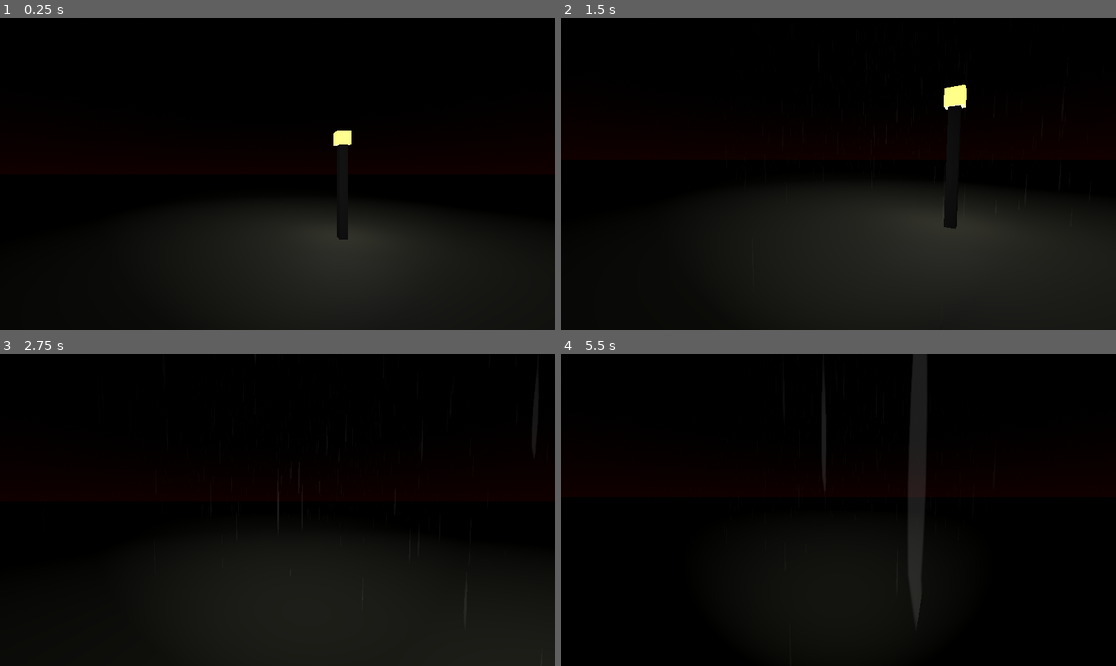
Above: before the commit, frames 1-4 (two rows, left to right).
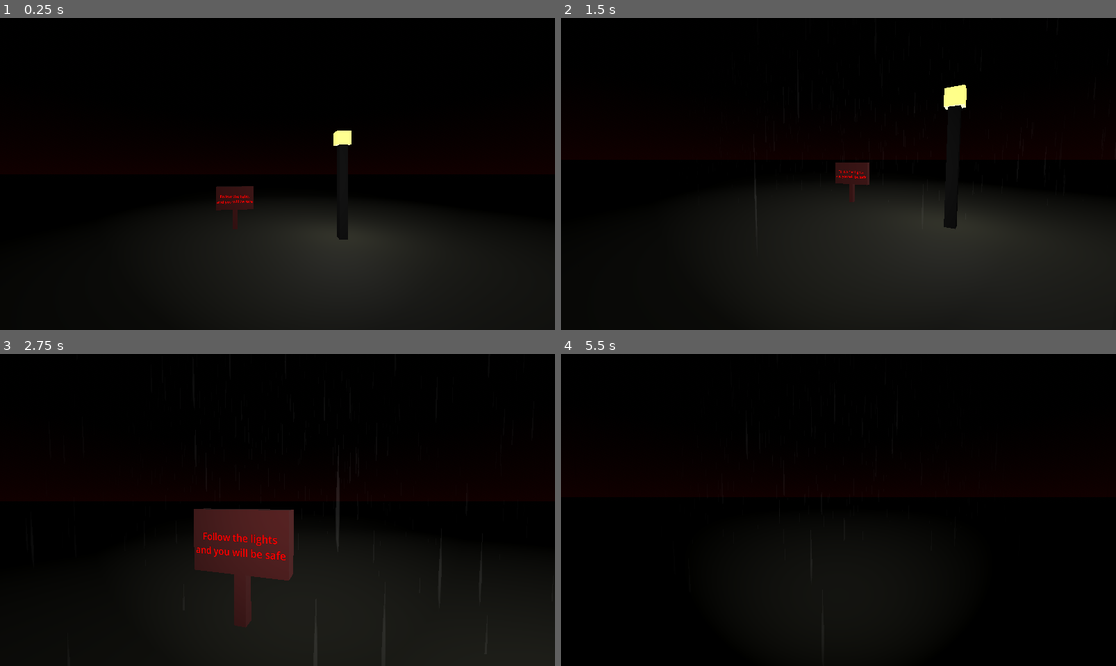
Above: after the commit, the same moments.

Repository: upitroma/the-silent
Game: Godot game, scene res://scenes/world.tscn
The game is run twice, just before and just after one commit, with the same random seed, the same clock (stepped at 60 frames per second) and the same inputs.
Inputs (mouse positions are in pixels of both pictures, inside the frame that each line leads up to):
- Up to frame 1 (0.25 s): no input
- Up to frame 2 (1.5 s): move the mouse to (960, 158) at 0.52 s; hold D (move_right) 0.53-1.28 s; click (960, 158) at 0.6 s; move the mouse to (810, 174) at 1.27 s; hold W (move_forward) from 1.28 s (still down); click (810, 174) at 1.35 s
- Up to frame 3 (2.75 s): keep holding W (move_forward); move the mouse to (288, 503) at 2.02 s; click (288, 503) at 2.1 s
- Up to frame 4 (5.5 s): keep holding W (move_forward); move the mouse to (832, 516) at 2.77 s; click (832, 516) at 2.85 s; move the mouse to (877, 513) at 3.52 s; click (877, 513) at 3.6 s; move the mouse to (794, 506) at 4.27 s; click (794, 506) at 4.35 s; move the mouse to (844, 510) at 5.02 s; click (844, 510) at 5.1 s

The runs differ from the first frame. In frame 1, 0.6% of the frame differs, in the area x 38-46%, y 53-67%; in frame 2, 0.5%; in frame 3, 4.4%, in the area x 34-97%, y 27-88%; in frame 4, 2.2%.

Commit message:
local rain particles

Diff:
--- /dev/null
+++ b/prefabs/signPost.tscn
@@ -0,0 +1,21 @@
+[gd_scene load_steps=2 format=3 uid="uid://dedlm22ccp3qq"]
+
+[sub_resource type="StandardMaterial3D" id="StandardMaterial3D_7txdp"]
+albedo_color = Color(0.255174, 0, 0.0054987, 1)
+
+[node name="Label3D" type="Label3D"]
+transform = Transform3D(1, 0, 0, 0, 1, 0, 0, 0, 1, 0, 1.32112, 0)
+modulate = Color(1, 0, 0, 1)
+text = "asd"
+outline_size = 1
+autowrap_mode = 3
+
+[node name="sign" type="CSGBox3D" parent="."]
+transform = Transform3D(1, 0, 0, 0, 1, 0, 0, 0, 1, 0, 0.039226, -0.151637)
+size = Vector3(1.6, 1, 0.3)
+material = SubResource("StandardMaterial3D_7txdp")
+
+[node name="post" type="CSGBox3D" parent="sign"]
+transform = Transform3D(1, 0, 0, 0, 1, 0, 0, 0, 1, 0, -0.937566, 0)
+size = Vector3(0.2, 0.87, 0.2)
+material = SubResource("StandardMaterial3D_7txdp")
--- a/scenes/player.gd
+++ b/scenes/player.gd
@@ -26,7 +26,6 @@
 
 	# footsteps
 	if horizontal_velocity.length() != 0 and not footstepsAudioPlayer.playing:
-		print("playing footsteps")
 		footstepsAudioPlayer.play()
 	elif horizontal_velocity.length() == 0 and footstepsAudioPlayer.playing:
 		footstepsAudioPlayer.stop()
--- a/scenes/silentArea.gd
+++ b/scenes/silentArea.gd
@@ -1,7 +1,7 @@
 extends Node3D
 
-@export var rainAudioStreamPlayerNodePath: NodePath
-@onready var rainAudioStreamPlayer: AudioStreamPlayer = get_node(rainAudioStreamPlayerNodePath)
+@export var soundDistortionPath: NodePath
+@onready var soundDistortionAnimation: AnimationPlayer = get_node(soundDistortionPath)
 
 # Called when the node enters the scene tree for the first time.
 func _ready():
@@ -15,9 +15,10 @@
 
 func _on_area_3d_body_shape_entered(body_rid, body, body_shape_index, local_shape_index):
 	if (body.is_in_group("player")):
-		AudioServer.set_bus_mute(1,true)
+		print("starting distortion")
+		soundDistortionAnimation.play("silenceAreaEntering")
 
 
 func _on_area_3d_body_shape_exited(body_rid, body, body_shape_index, local_shape_index):
 	if (body.is_in_group("player")):
-		AudioServer.set_bus_mute(1,false)
+		soundDistortionAnimation.play_backwards("silenceAreaEntering")
--- a/scenes/world.tscn
+++ b/scenes/world.tscn
@@ -1,9 +1,10 @@
-[gd_scene load_steps=17 format=3 uid="uid://becibbnb3chm1"]
+[gd_scene load_steps=20 format=3 uid="uid://becibbnb3chm1"]
 
 [ext_resource type="Script" path="res://scenes/player.gd" id="1_ngg5l"]
 [ext_resource type="AudioStream" uid="uid://bmqsteeymaqvd" path="res://assets/rain.mp3" id="1_uvn73"]
 [ext_resource type="PackedScene" uid="uid://bb8f8larc7wjw" path="res://prefabs/lamp.tscn" id="2_ol827"]
 [ext_resource type="Texture2D" uid="uid://kimvlst7iuv" path="res://assets/particleCircle.png" id="2_rt6w6"]
+[ext_resource type="PackedScene" uid="uid://dedlm22ccp3qq" path="res://prefabs/signPost.tscn" id="4_t4ilx"]
 [ext_resource type="AudioStream" uid="uid://b7sb6jwstnlaj" path="res://assets/walkingDirt.mp3" id="5_e283y"]
 [ext_resource type="Script" path="res://scenes/silentArea.gd" id="5_swunu"]
 
@@ -25,10 +26,14 @@
 ambient_light_color = Color(0.0768358, 0.0768358, 0.0768358, 1)
 ambient_light_energy = 0.1
 
+[sub_resource type="CapsuleShape3D" id="CapsuleShape3D_t8top"]
+radius = 0.384128
+height = 2.49232
+
 [sub_resource type="ParticleProcessMaterial" id="ParticleProcessMaterial_rqjgd"]
 emission_shape_offset = Vector3(0, 30, 0)
 emission_shape = 3
-emission_box_extents = Vector3(30, 2, 50)
+emission_box_extents = Vector3(30, 2, 30)
 direction = Vector3(0, -1, 0)
 spread = 0.0
 initial_velocity_min = 40.0
@@ -55,9 +60,25 @@
 section_length = 0.5
 curve = SubResource("Curve_0ftd4")
 
-[sub_resource type="CapsuleShape3D" id="CapsuleShape3D_t8top"]
-radius = 0.384128
-height = 2.49232
+[sub_resource type="Animation" id="Animation_ad26y"]
+resource_name = "silenceAreaEntering"
+length = 2.0
+tracks/0/type = "bezier"
+tracks/0/imported = false
+tracks/0/enabled = true
+tracks/0/path = NodePath("ambientRain:pitch_scale")
+tracks/0/interp = 1
+tracks/0/loop_wrap = true
+tracks/0/keys = {
+"handle_modes": PackedInt32Array(1, 0),
+"points": PackedFloat32Array(1, 0, 0, 0, 0, 0.04, -0.25, 0, 0.25, 0),
+"times": PackedFloat32Array(0, 2)
+}
+
+[sub_resource type="AnimationLibrary" id="AnimationLibrary_d53gp"]
+_data = {
+"silenceAreaEntering": SubResource("Animation_ad26y")
+}
 
 [sub_resource type="CylinderShape3D" id="CylinderShape3D_qu1x4"]
 height = 11.0034
@@ -68,9 +89,9 @@
 [node name="environment" type="Node3D" parent="."]
 
 [node name="floor" type="CSGBox3D" parent="environment"]
-transform = Transform3D(1, 0, 0, 0, 1, 0, 0, 0, 1, -5.76993, -0.5, 3.75549)
+transform = Transform3D(1, 0, 0, 0, 1, 0, 0, 0, 1, -19.3394, -0.5, 58.362)
 use_collision = true
-size = Vector3(51.7393, 1, 97.2249)
+size = Vector3(255.094, 1, 339.41)
 material = SubResource("StandardMaterial3D_yfm7n")
 
 [node name="GPUParticlesCollisionBox3D" type="GPUParticlesCollisionBox3D" parent="environment/floor"]
@@ -82,25 +103,6 @@
 [node name="WorldEnvironment" type="WorldEnvironment" parent="environment"]
 environment = SubResource("Environment_wsmmc")
 
-[node name="rain" type="Node3D" parent="environment"]
-
-[node name="ambientRain" type="AudioStreamPlayer" parent="environment/rain"]
-stream = ExtResource("1_uvn73")
-volume_db = 3.831
-autoplay = true
-mix_target = 1
-bus = &"Rain"
-
-[node name="rainParticles" type="GPUParticles3D" parent="environment/rain"]
-transform = Transform3D(1, 0, 0, 0, 1, 0, 0, 0, 1, -3.68573, 6.5888, 6.48214)
-cast_shadow = 0
-gi_mode = 0
-amount = 20000
-randomness = 0.88
-visibility_aabb = AABB(-19.7813, -9.52063, -37.9106, 39.5627, 19.0413, 75.8213)
-process_material = SubResource("ParticleProcessMaterial_rqjgd")
-draw_pass_1 = SubResource("RibbonTrailMesh_xdq0q")
-
 [node name="lamps" type="Node3D" parent="environment"]
 
 [node name="Lamp" parent="environment/lamps" instance=ExtResource("2_ol827")]
@@ -111,6 +113,13 @@
 
 [node name="Lamp3" parent="environment/lamps" instance=ExtResource("2_ol827")]
 transform = Transform3D(1, 0, 0, 0, 1, 0, 0, 0, 1, -18.3872, 0, 21.7085)
+
+[node name="signPosts" type="Node3D" parent="environment"]
+
+[node name="Signpost1" parent="environment/signPosts" instance=ExtResource("4_t4ilx")]
+transform = Transform3D(0.988478, 0, 0.151364, 0, 1, 0, -0.151364, 0, 0.988478, -1.83117, 1.30446, -8.76805)
+text = "Follow the lights
+and you will be safe"
 
 [node name="player" type="CharacterBody3D" parent="." groups=["player"]]
 transform = Transform3D(1, 0, 0, 0, 1, 0, 0, 0, 1, 0, 0.699193, 0)
@@ -134,10 +143,35 @@
 stream = ExtResource("5_e283y")
 volume_db = 5.474
 
+[node name="rain" type="Node3D" parent="player"]
+
+[node name="ambientRain" type="AudioStreamPlayer" parent="player/rain"]
+stream = ExtResource("1_uvn73")
+volume_db = 3.831
+autoplay = true
+mix_target = 1
+bus = &"Rain"
+
+[node name="rainParticles" type="GPUParticles3D" parent="player/rain"]
+transform = Transform3D(1, 0, 0, 0, 1, 0, 0, 0, 1, -3.68573, 6.5888, 6.48214)
+cast_shadow = 0
+gi_mode = 0
+amount = 20000
+randomness = 0.88
+visibility_aabb = AABB(-19.7813, -9.52063, -16.8688, 39.5627, 19.0413, 33.7377)
+process_material = SubResource("ParticleProcessMaterial_rqjgd")
+draw_pass_1 = SubResource("RibbonTrailMesh_xdq0q")
+
+[node name="soundDistortion" type="AnimationPlayer" parent="player/rain"]
+deterministic = true
+libraries = {
+"": SubResource("AnimationLibrary_d53gp")
+}
+
 [node name="silentArea" type="Node3D" parent="."]
 transform = Transform3D(1, 0, 0, 0, 1, 0, 0, 0, 1, -21.5274, 9.53674e-07, -0.853908)
 script = ExtResource("5_swunu")
-rainAudioStreamPlayerNodePath = NodePath("../environment/rain/ambientRain")
+soundDistortionPath = NodePath("../player/rain/soundDistortion")
 
 [node name="decal" type="Sprite3D" parent="silentArea"]
 transform = Transform3D(5, 0, 0, 0, -2.18557e-07, -1, 0, 5, -4.37114e-08, 0, 0.0259854, 0)
